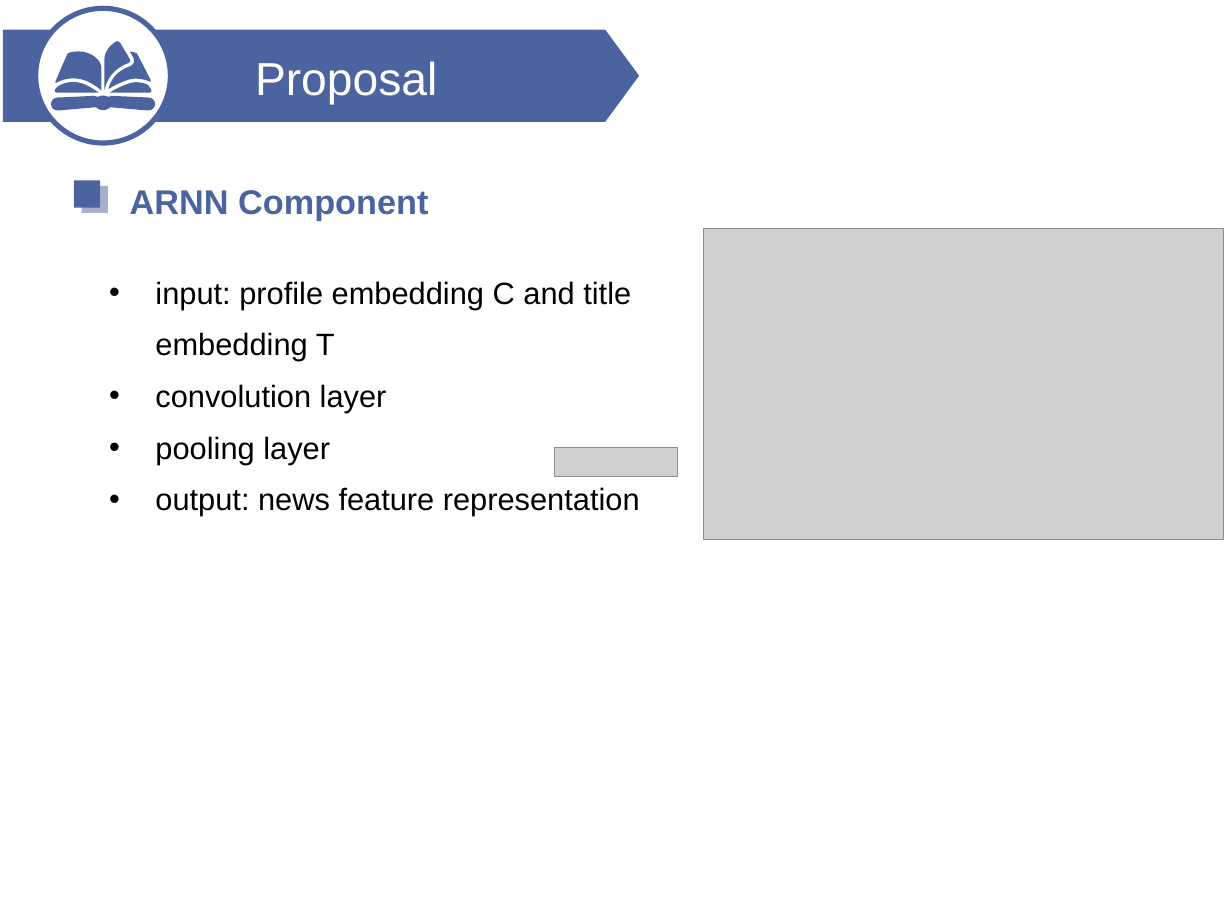
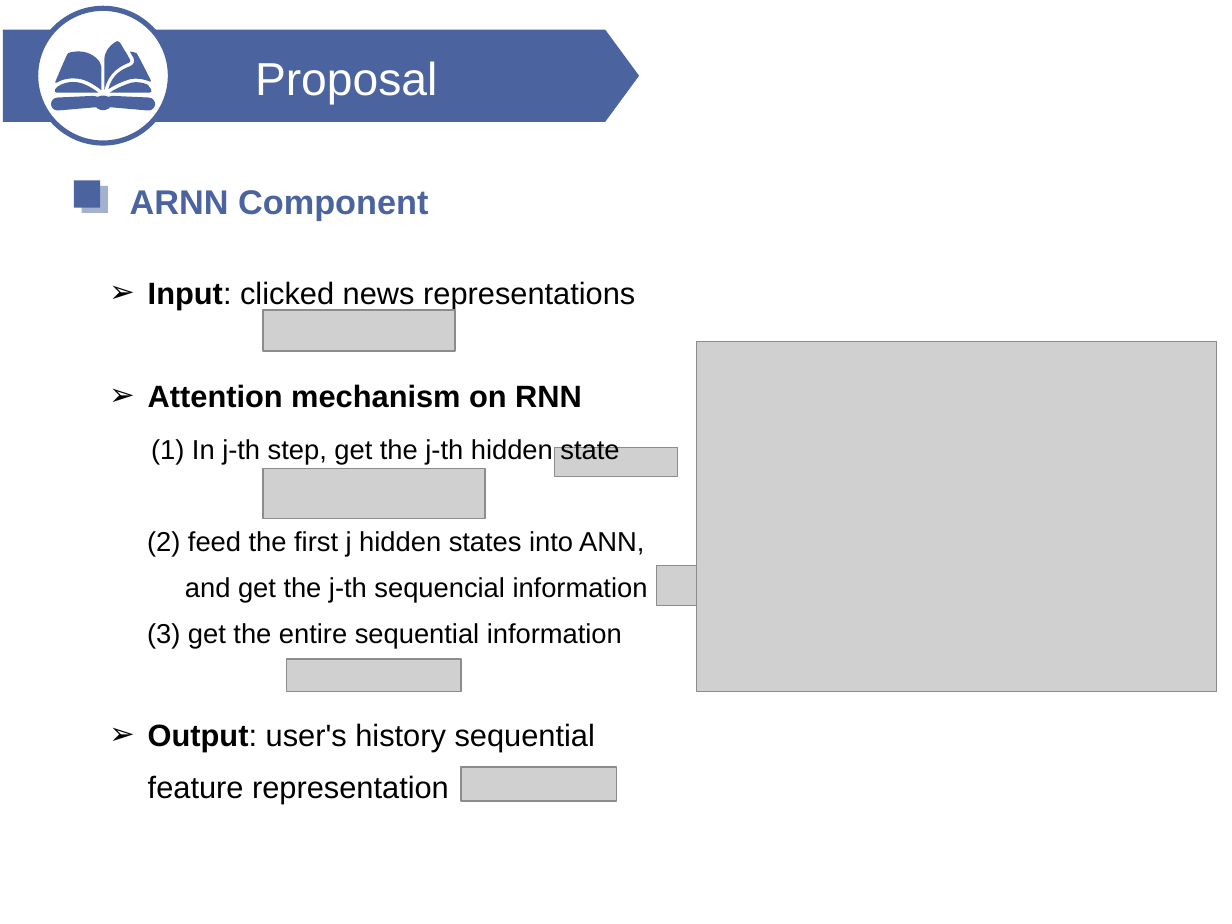
Before and after one commit to ZP1481616577/DAN-for-News-Recommendation, a slide deck: slide 12 of AAAI2018.pptx. Drawn at 1232x924 pixels with LibreOffice and Linux fonts; fonts in the diff are those of the drawing; grey boxes stand for pictures; background and template pictures are left out. Boxes give left, top, right and bottom in pixels: in the first picture for what was removed or moved away, otherwise in the second. Text is boxed around its words. In the diff, an @@ line names an element or a change of style, - is before the commit and + after.

```diff
--- a/AAAI2018.pptx
+++ b/AAAI2018.pptx
@@ text at (147,281,648,803): text changed; size 18 to 16 pt @@
-    • input: profile embedding C and title embedding T
-    • convolution layer
-    • pooling layer
-    • output: news feature representation
+    ➢ Input: clicked news representations
+    ➢ Attention mechanism on RNN
+    (1) In j-th step, get the j-th hidden state
+    (2) feed the first j hidden states into ANN,
+    and get the j-th sequencial information
+    (3) get the entire sequential information
+    ➢ Output: user's history sequential feature representation
@@ picture added at (262,310,455,351) @@
@@ picture: place and size @@
-picture at (703,228,1223,540)
+picture at (696,341,1216,691)
@@ picture added at (262,468,484,519) @@
@@ picture added at (657,565,697,606) @@
@@ picture added at (287,659,462,691) @@
@@ picture added at (461,768,616,802) @@
```
Also in this commit, not shown: 12 other slides changed.
